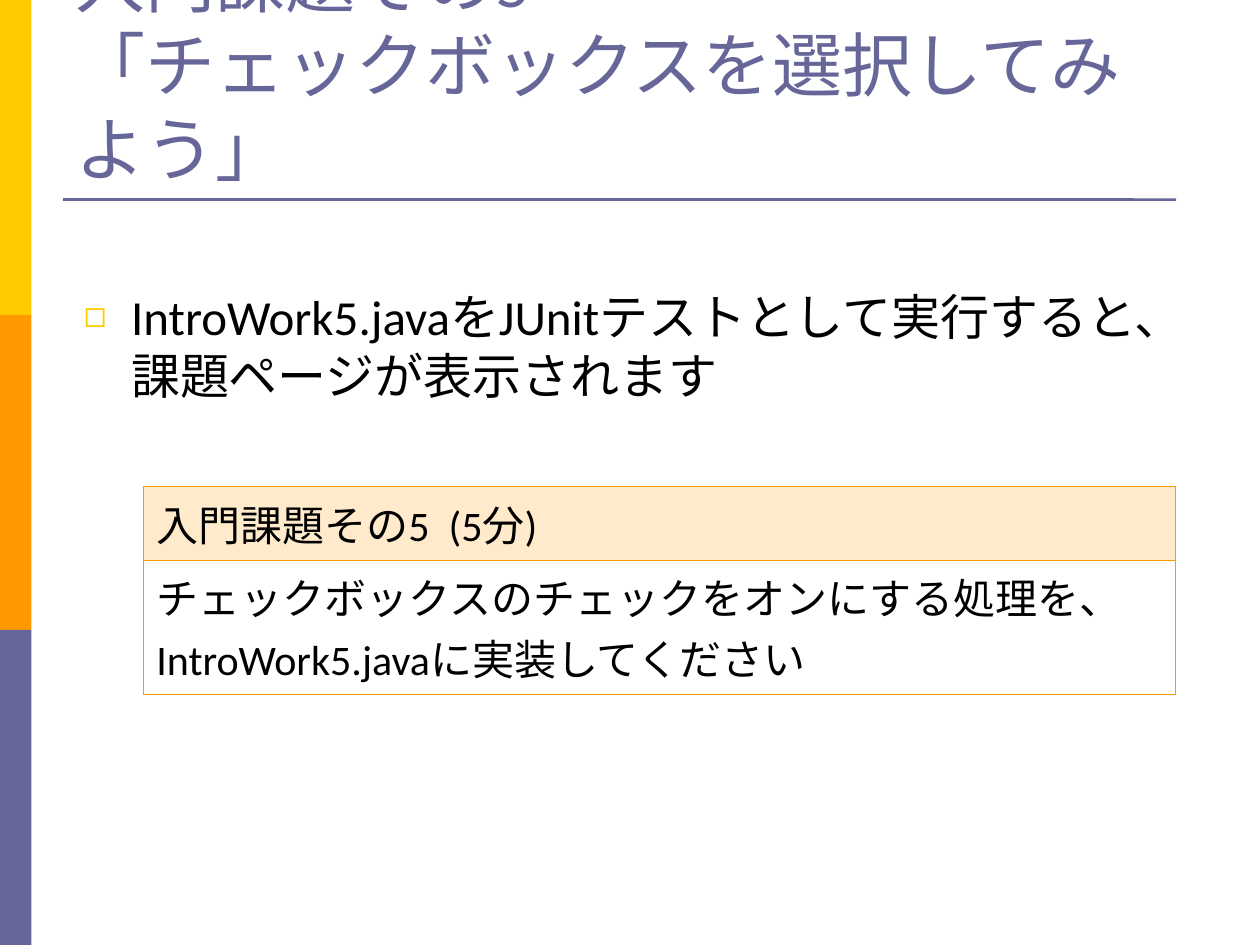
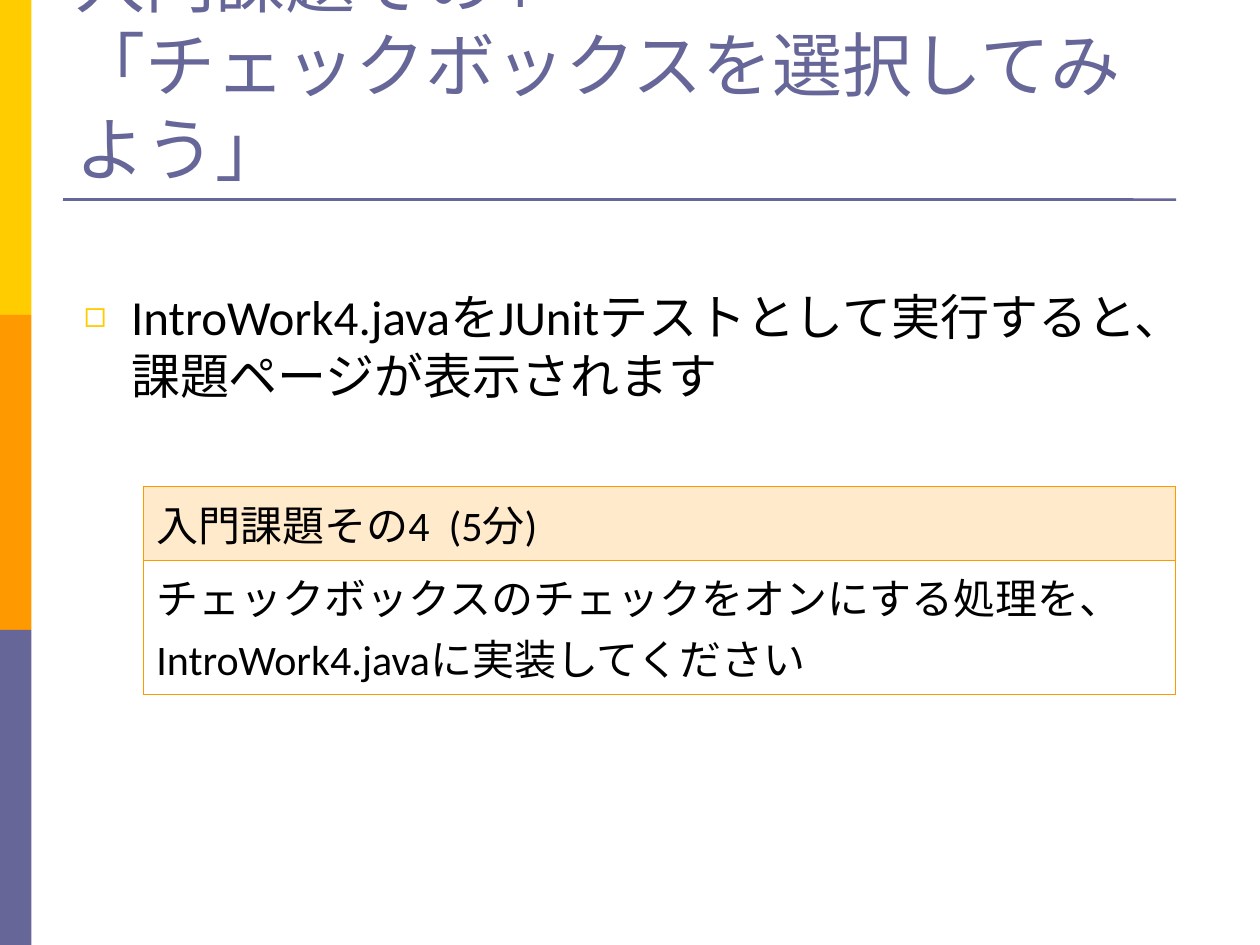
Before and after one commit to SoftwareTestAutomationResearch/STARHOTEL-Teaching-Materials-Simple, a slide deck: slide 24 of teacher/Slide.ppt. Drawn at 1260x945 pixels with LibreOffice and Linux fonts; fonts in the diff are those of the drawing. Boxes give left, top, right and bottom in pixels: in the first picture for what was removed or moved away, otherwise in the second. Text is boxed around its words. In the diff, an @@ line names an element or a change of style, - is before the commit and + after.

```diff
--- a/teacher/Slide.ppt
+++ b/teacher/Slide.ppt
@@ title at <box>76,0,1121,181</box>: text changed @@
-入門課題その5
-「チェックボックスを選択してみよう」
+入門課題その4
+「チェックボックスを選択してみよう」
@@ text at <box>131,295,1183,398</box>: text changed @@
-◻ IntroWork5.javaをJUnitテストとして実行すると、課題ページが表示されます
+◻ IntroWork4.javaをJUnitテストとして実行すると、課題ページが表示されます
@@ table at <box>144,486,1176,687</box> @@
-row 1, column 1: 入門課題その5 (5分)
+row 1, column 1: 入門課題その4 (5分)
-row 2, column 1: チェックボックスのチェックをオンにする処理を、IntroWork5.javaに実装してください
+row 2, column 1: チェックボックスのチェックをオンにする処理を、IntroWork4.javaに実装してください
```
Also in this commit, not shown: 14 other slides changed, 3 slides added, 40 slides removed, 3 other files.
